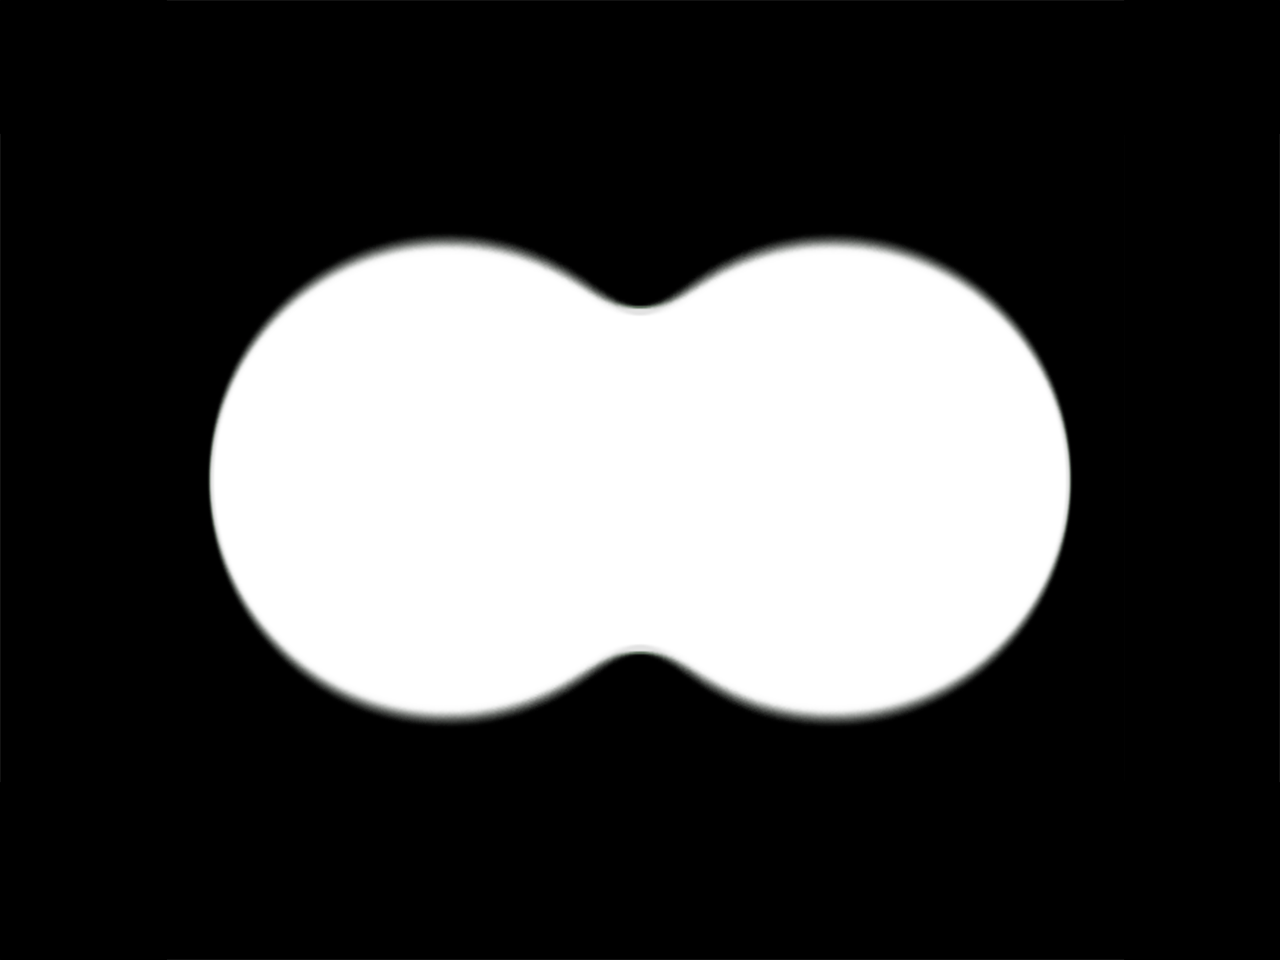
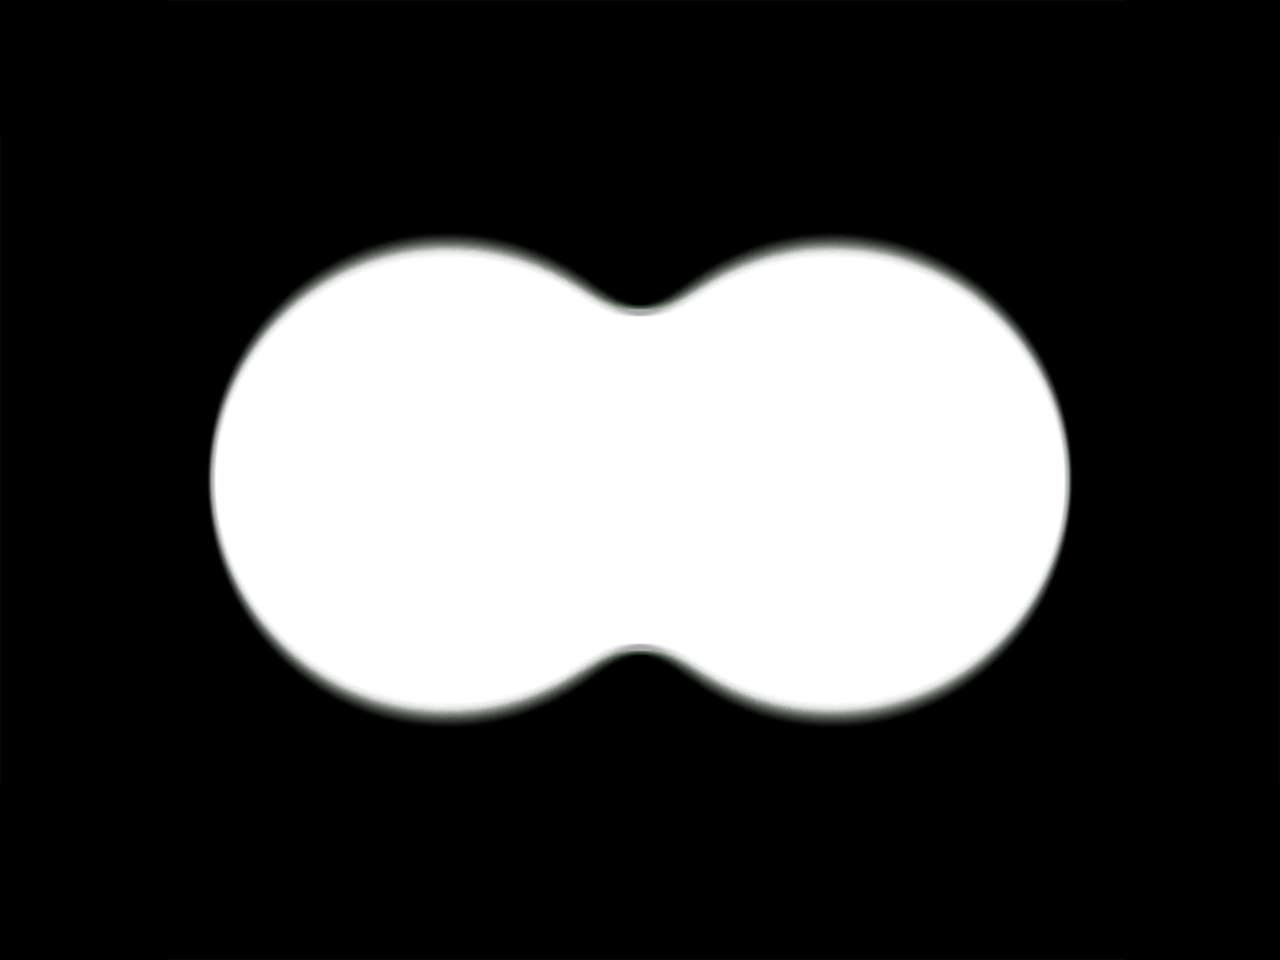
Revision of a layered 1280 × 960 image; what changed, layer by layer:
showed "Layer 0" over [0, 0, 1280, 960]